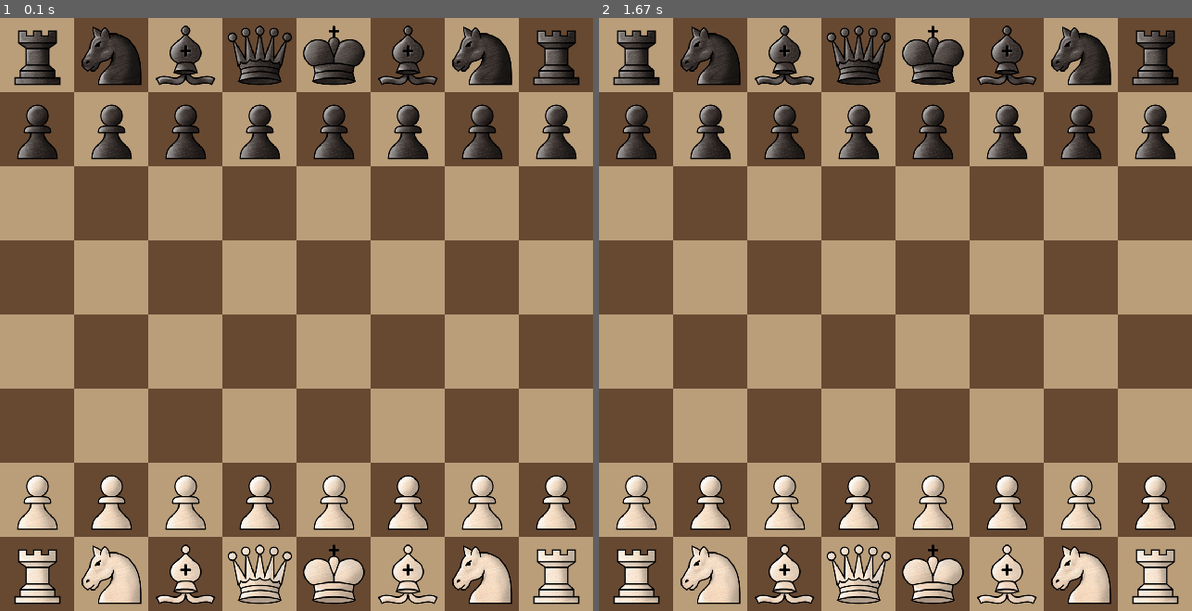
Above: before the commit, frames 1-2 (left to right).
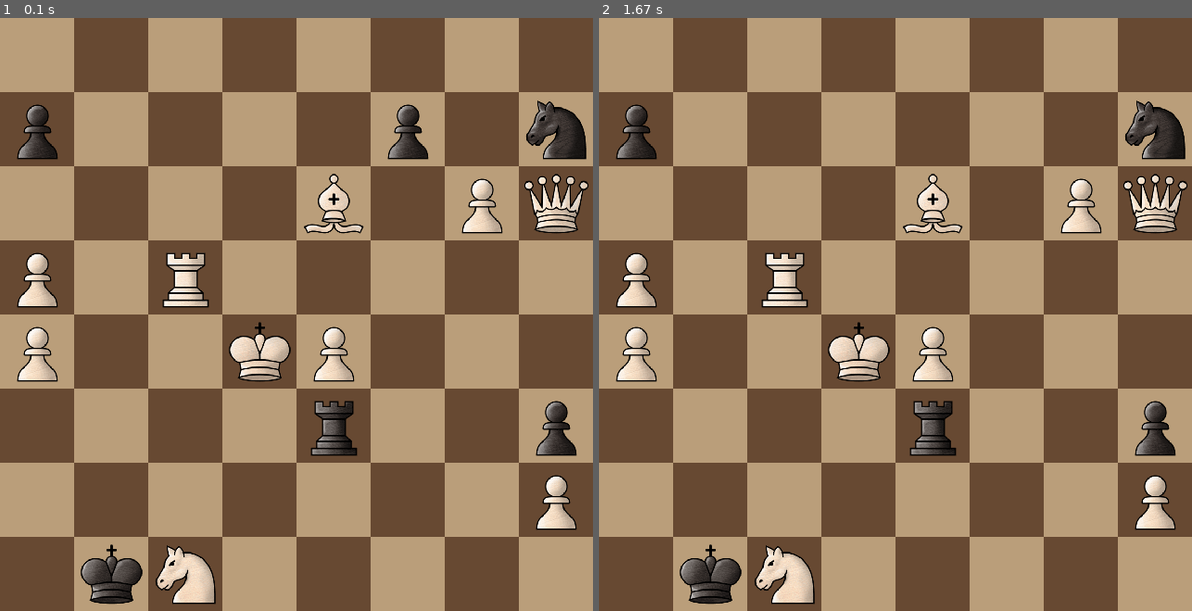
Above: after the commit, the same moments.

Repository: Novadgaf/Studienarbeit-pychess
Game: pygame game, started from main.py
Two runs of this game, one before a commit and one after it. Both use one fixed random seed, a clock stepped at 60 frames per second and the inputs below.
Inputs (mouse positions are in pixels of both pictures, inside the frame that each line leads up to):
- Up to frame 1 (0.1 s): no input
- Up to frame 2 (1.67 s): click (895, 314) at 0.38 s; click (984, 106) at 0.72 s

The runs differ from the first frame. In frame 1, 19% of the frame differs, in the area x 2-100%, y 1-99%; in frame 2, 20%.

Commit message:
diagonal movement rules

Diff:
--- a/chessboard.py
+++ b/chessboard.py
@@ -9,6 +9,7 @@
         self.BOARD_SURFACE = board_surface
         self.FIGURE_SURFACE = figure_surface
         self.IMAGES = self.loadFigureImages()
+        self.color_to_move = "white"
         self.create_board(fen)
 
 
--- a/constants.py
+++ b/constants.py
@@ -7,4 +7,4 @@
 SQUARE_SIZE = 80
 
 #rnbqkbnr/pppppppp/8/8/8/8/PPPPPPPP/RNBQKBNR w KQkq - 0 1
-STARTFEN = "rnbqkbnr/pppppppp/8/8/8/8/PPPPPPPP/RNBQKBNR w KQkq - 0 1"
+STARTFEN = "8/p4p1n/4B1PQ/P1R5/P2KP3/4r2p/7P/1kN5 w - - 0 1"
--- a/figures.py
+++ b/figures.py
@@ -1,11 +1,20 @@
+
+from logic import Move
+
 
 class Figure():
     def __init__(
         self,
         color: str,
+
         ) -> None:
         self.COLOR = color
         self.NAME = None
+        self.TYPE = None
+        self.HAS_RANGE_MOVEMENT = False
+
+        self.moves: list[Move] = []
+
 
 class Pawn(Figure):
     """Class for the pawn figure
@@ -16,6 +25,8 @@
     def __init__(self, color: str) -> None:
         super().__init__(color)
         self.NAME = fr"{color}_pawn.png"
+        self.TYPE = "p"
+
 
 class Rook(Figure):
     """Class for the rook figure
@@ -26,7 +37,8 @@
     def __init__(self, color: str) -> None:
         super().__init__(color)
         self.NAME = fr"{color}_rook.png"
-
+        self.TYPE = "r"
+        self.HAS_RANGE_MOVEMENT = True
         self.has_moved = False
 
 class Knight(Figure):
@@ -38,6 +50,7 @@
     def __init__(self, color: str) -> None:
         super().__init__(color)
         self.NAME = fr"{color}_knight.png"
+        self.TYPE = "n"
 
 class Bishop(Figure):
     """Class for the bishop figure
@@ -47,7 +60,9 @@
     """
     def __init__(self, color: str) -> None:
         super().__init__(color)
+        self.HAS_RANGE_MOVEMENT = True
         self.NAME = fr"{color}_bishop.png"
+        self.TYPE = "b"
 
 class Queen(Figure):
     """Class for the queen figure
@@ -57,7 +72,9 @@
     """
     def __init__(self, color: str) -> None:
         super().__init__(color)
+        self.HAS_RANGE_MOVEMENT = True
         self.NAME = fr"{color}_queen.png"
+        self.TYPE = "q"
 
 class King(Figure):
     """Class for the king figure
@@ -68,6 +85,7 @@
     def __init__(self, color: str) -> None:
         super().__init__(color)
         self.NAME = fr"{color}_king.png"
+        self.TYPE = "k"
 
         self.has_moved = False
         self.is_checked = False
--- a/logic.py
+++ b/logic.py
@@ -1,4 +1,6 @@
-squareOffset = [8, -8, -1, 1, 7, -7, 9, -9]
+
+
+SQUAREOFFSET = [8, -8, -1, 1, 7, -7, 9, -9]
 squaresToBorder = [[None for x in range(8)] for y in range(64)]
 
 def calculateSquaresToBorderArray():
@@ -17,7 +19,69 @@
             min(north, west), min(south, east), min(north, east), min(south, west)
             ]
 
+    return offsets
+
 class Move():
     def __init__(self, start, end) -> None:
-        self.start_square = start
-        self.end_square = end
+        self.START_SQUARE = start
+        self.END_SQUARE = end
+
+def generateMoves(chessboard):
+    """generates all possible moves for every figure on the board
+
+    :return: list of possible moves
+    :rtype: list[Move]
+    """
+
+    for idx, figure in enumerate(chessboard.squares):
+        if figure == None: continue
+        if figure.COLOR != chessboard.color_to_move: continue
+
+        if figure.HAS_RANGE_MOVEMENT:
+            figure.moves = generateRangeMoves(chessboard, idx)
+
+def generateRangeMoves(chessboard, start_square: int) -> list[Move]:
+    """generate all possible moves for a range movement figure on the board
+
+    :param figure: figure to generate the moves for
+    :type figure: Figure
+    :param square_id: square id in the array
+    :type square_id: int
+    :return: list of moves for the figure
+    :rtype: list[Move]
+    """
+
+    border_offsets = calculateSquaresToBorderArray()
+    figure = chessboard[start_square]
+
+
+    figure_border_offets = []
+    figure_square_offsets = []
+    moves = []
+
+
+    if figure.TYPE != "b":
+        figure_border_offets.append(border_offsets[:4])
+        figure_square_offsets.append(SQUAREOFFSET[:4])
+
+    if figure.TYPE != "r":
+        figure_border_offets.append(border_offsets[4:])
+        figure_square_offsets.append(SQUAREOFFSET[4:])
+
+    for border_offset, square_offset in (figure_border_offets, figure_square_offsets):
+        for x in range(border_offset):
+
+            end_square = start_square + x*square_offset
+            move = Move(start_square, end_square)
+
+            if chessboard[end_square] == None:
+                moves.append(move)
+
+            elif chessboard[end_square].COLOR != chessboard.color_to_move:
+                moves.append(move)
+                break
+
+            else:
+                break
+
+    return moves
--- a/pychess.py
+++ b/pychess.py
@@ -13,6 +13,7 @@
         self.setup_pygame()
 
         selected_fig = None
+
         while True:
             pos_x, pos_y, fig = self.chessboard.get_square_under_mouse()
             for event in pygame.event.get():
@@ -20,8 +21,9 @@
                     pygame.quit()
                 if event.type == pygame.MOUSEBUTTONDOWN:
                     if fig != None:
-                        old_x, old_y, selected_fig = pos_x, pos_y, fig
-                        self.chessboard.squares[old_y*8 + old_x] = None
+                        if fig.COLOR == self.chessboard.color_to_move:
+                            old_x, old_y, selected_fig = pos_x, pos_y, fig
+                            self.chessboard.squares[old_y*8 + old_x] = None
                 if event.type == pygame.MOUSEBUTTONUP:
                     self.chessboard.squares[pos_y*8 + pos_x] = selected_fig
                     selected_fig = None
--- /dev/null
+++ b/test.py
@@ -0,0 +1,5 @@
+igure_square_offsets, moves, figure_border_offets = [0,1,2,3,4]
+
+print(igure_square_offsets)
+print(moves)
+print(figure_border_offets)
